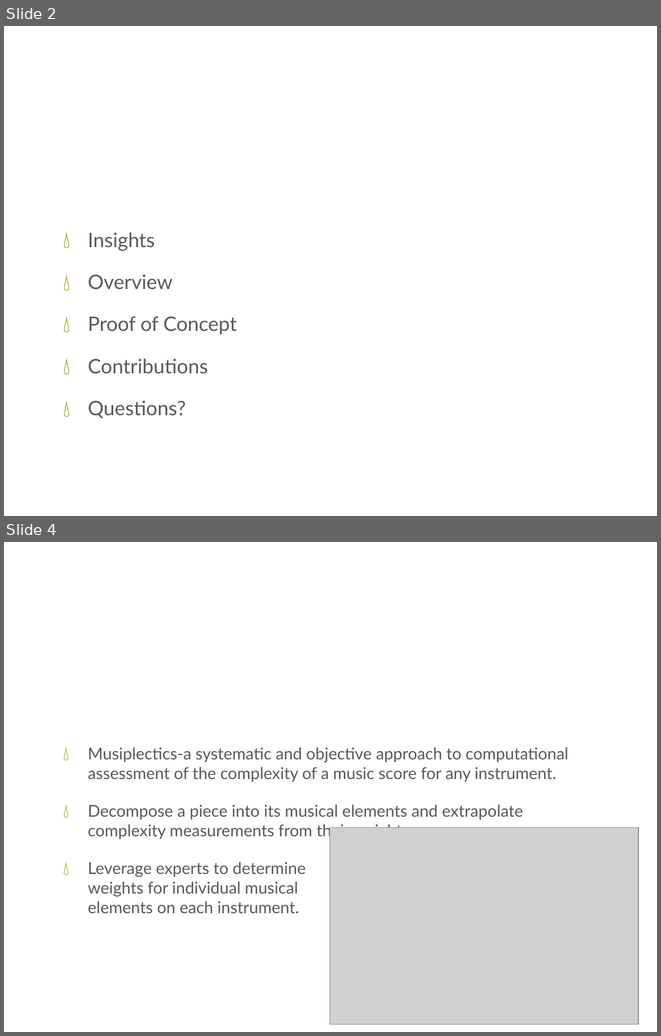
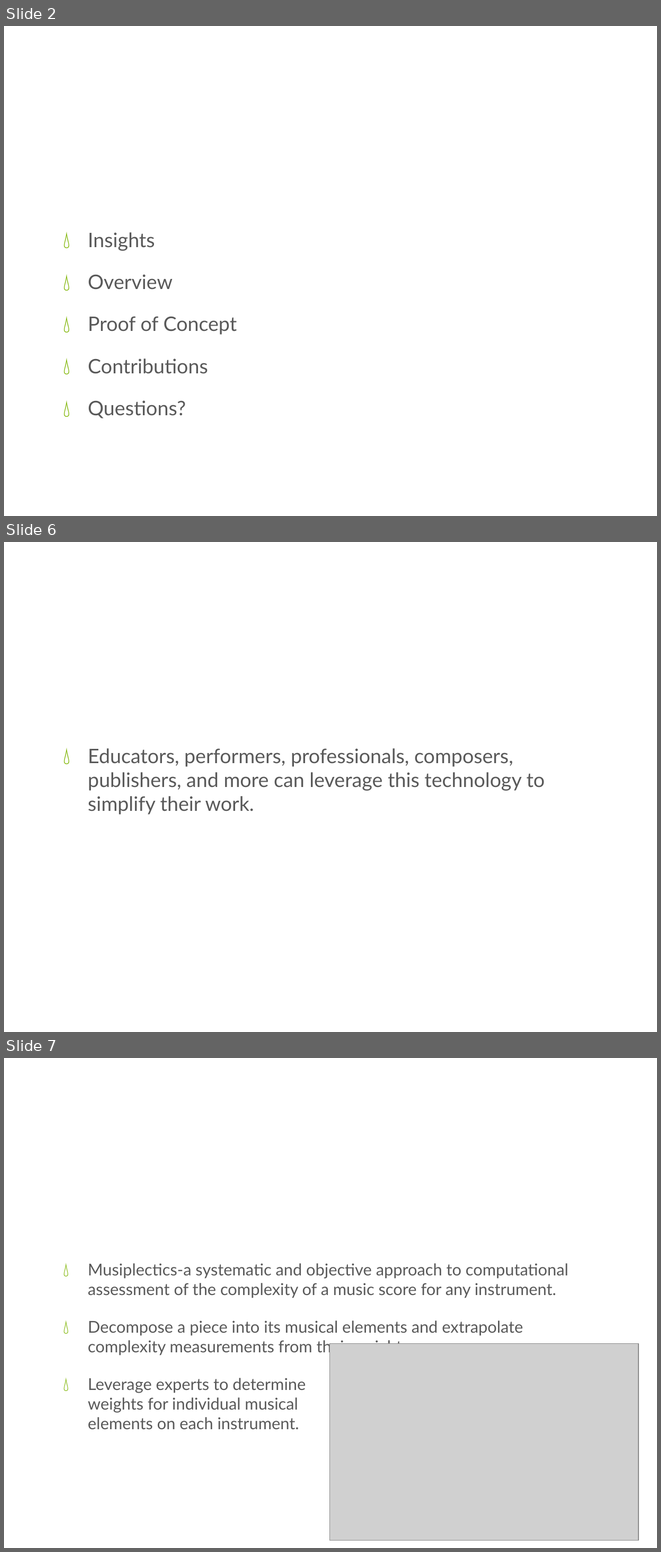
Before and after one commit to xwsxethan/MusicScoring, a slide deck: Documents/Thesis/ThesisDissertation.pptx. Shown one above the other, each under a label of ours: slides 2 and 4 before the commit, slides 2, 6 and 7 after it; the slides between them are not shown. The pictures are 661x1036 and 661x1552 pixels, drawn with LibreOffice and Linux fonts; fonts in the diff are those of the drawing; grey boxes stand for pictures; background and template pictures are left out. Boxes give left, top, right and bottom in pixels: in the first picture for what was removed or moved away, otherwise in the second. Text is boxed around its words. In the diff, an @@ line names an element or a change of style, - is before the commit and + after.

Commit message:
Updating thesis slides with more insights and explanation.

```diff
--- a/Documents/Thesis/ThesisDissertation.pptx
+++ b/Documents/Thesis/ThesisDissertation.pptx
@@ slide 6 added at [4, 542, 657, 1032], background picture (left out) @@
@@ title added at [37, 567, 624, 649], 46 pt, text #FFFFFF @@
+Insights
@@ text added at [88, 748, 545, 814], 22 pt, text #595959 @@
+💧 Educators, performers, professionals, composers, publishers, and more can leverage this technology to simplify their work.
@@ what was slide 4 is now slide 7 @@
```
Also in this commit, not shown: 1 slide changed, 2 other slides added, 8 other files.
